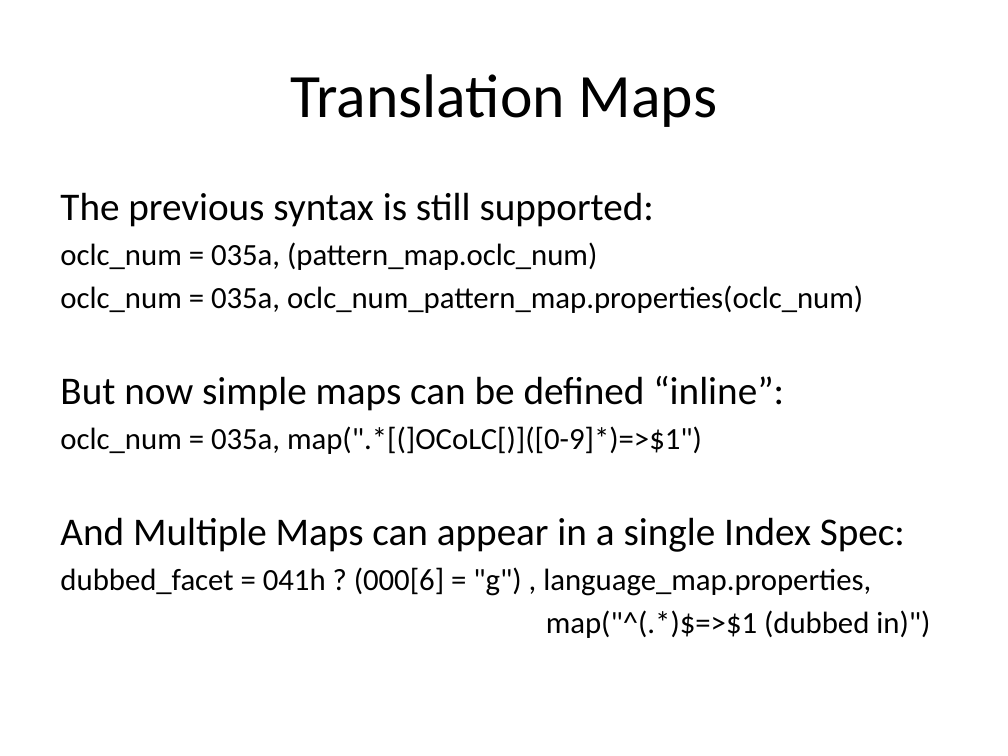
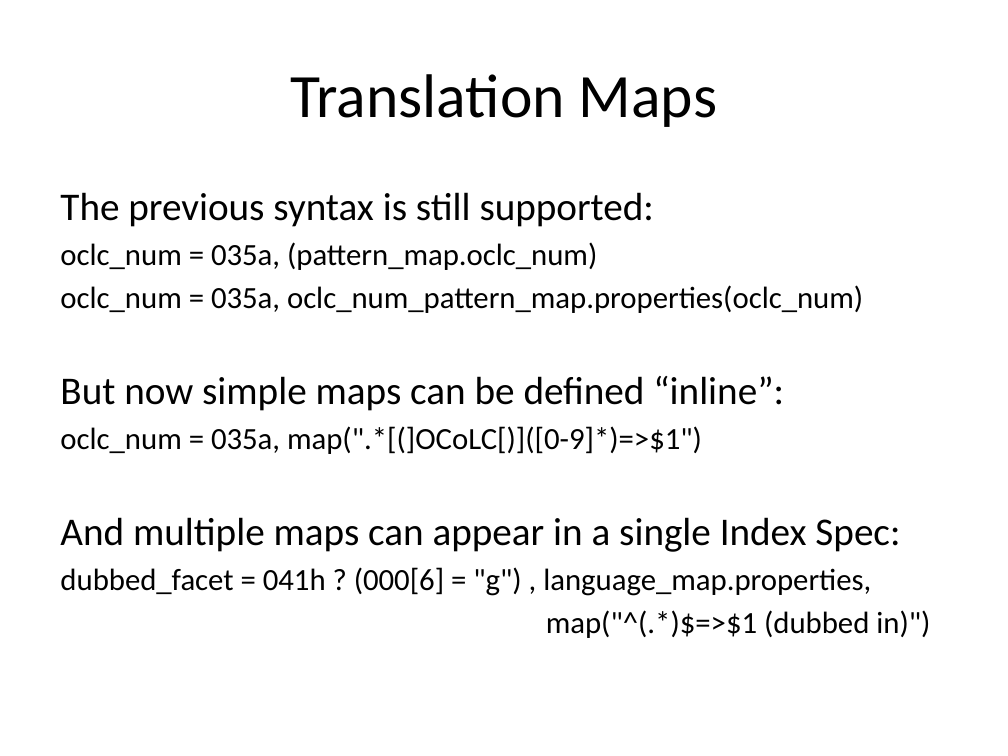
Before and after one commit to solrmarc/solrmarc, a slide deck: slide 10 of New Release of SolrMarc.pptx (slide 9 before the commit). Drawn at 1008x756 pixels with LibreOffice and Linux fonts; fonts in the diff are those of the drawing. Boxes give left, top, right and bottom in pixels: in the first picture for what was removed or moved away, otherwise in the second. Text is boxed around its words. In the diff, an @@ line names an element or a change of style, - is before the commit and + after.

```diff
--- a/New Release of SolrMarc.pptx
+++ b/New Release of SolrMarc.pptx
@@ text at bbox=[60, 517, 900, 552]: text changed @@
-And Multiple Maps can appear in a single Index Spec:
+And multiple maps can appear in a single Index Spec:
```
Also in this commit, not shown: 11 other slides changed, 4 slides added.
